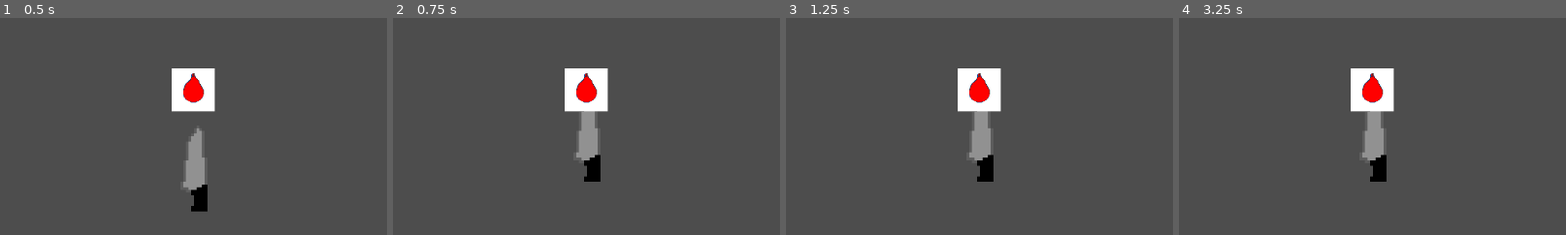
Above: before the commit, frames 1-4 (left to right).
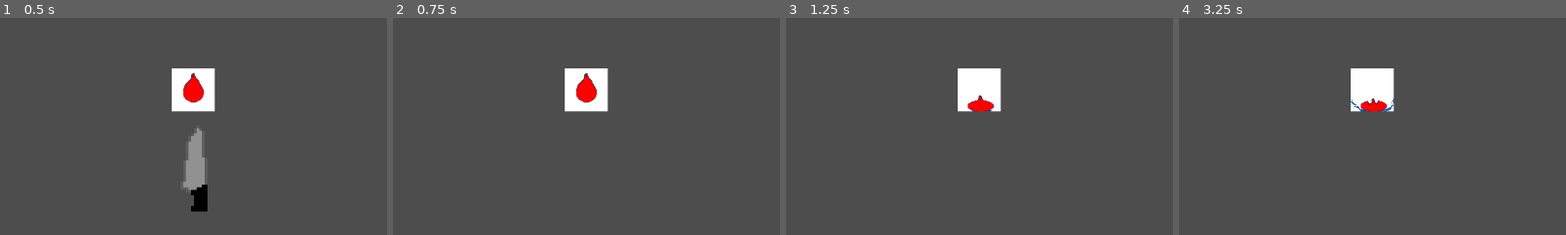
Above: after the commit, the same moments.

Repository: strawberry-p/trashian-roulette
Game: Godot game, scene res://main_scene.tscn
Same seed, same stepped clock (60 frames per second), same inputs: the game is played once before the commit and once after it. This scene is started directly instead of the project's main scene.
Inputs:
- Up to frame 1 (0.5 s): no input
- Up to frame 2 (0.75 s): no input
- Up to frame 3 (1.25 s): no input
- Up to frame 4 (3.25 s): tap Enter at 1.25 s
The pictures show only the part of the screen within x 11-61%, y 20-70%; the shares and areas given below are measured in that part.

Frame 1 is identical in both runs. In frame 2, 1.4% of the frame differs, in the area x 47-54%, y 42-76%; in frame 3, 2.2%; in frame 4, 2.3%, in the area x 44-56%, y 25-76%.

Commit message:
Hide knife

Diff:
--- a/main_scene.tscn
+++ b/main_scene.tscn
@@ -27,6 +27,21 @@
 
 [sub_resource type="CircleShape2D" id="CircleShape2D_opjno"]
 
+[sub_resource type="Animation" id="Animation_ghshe"]
+length = 0.001
+tracks/0/type = "value"
+tracks/0/imported = false
+tracks/0/enabled = true
+tracks/0/path = NodePath("Balloon/CollisionShape2D:disabled")
+tracks/0/interp = 1
+tracks/0/loop_wrap = true
+tracks/0/keys = {
+"times": PackedFloat32Array(0),
+"transitions": PackedFloat32Array(1),
+"update": 1,
+"values": [false]
+}
+
 [sub_resource type="Animation" id="Animation_vimvf"]
 resource_name = "explode"
 tracks/0/type = "value"
@@ -40,21 +55,6 @@
 "transitions": PackedFloat32Array(1),
 "update": 1,
 "values": [true]
-}
-
-[sub_resource type="Animation" id="Animation_ghshe"]
-length = 0.001
-tracks/0/type = "value"
-tracks/0/imported = false
-tracks/0/enabled = true
-tracks/0/path = NodePath("Balloon/CollisionShape2D:disabled")
-tracks/0/interp = 1
-tracks/0/loop_wrap = true
-tracks/0/keys = {
-"times": PackedFloat32Array(0),
-"transitions": PackedFloat32Array(1),
-"update": 1,
-"values": [false]
 }
 
 [sub_resource type="AnimationLibrary" id="AnimationLibrary_fv2he"]
--- a/scripts/knife.gd
+++ b/scripts/knife.gd
@@ -13,4 +13,5 @@
 	if collision:
 		var collider = collision.get_collider()
 		if collider.has_method("is_in_group") && collider.is_in_group("balloon"):
-			print("WAOW !!!")
+			collider.start_explode()
+			hide()
Not shown: 1 places in main_scene.tscn that only renumber resources
